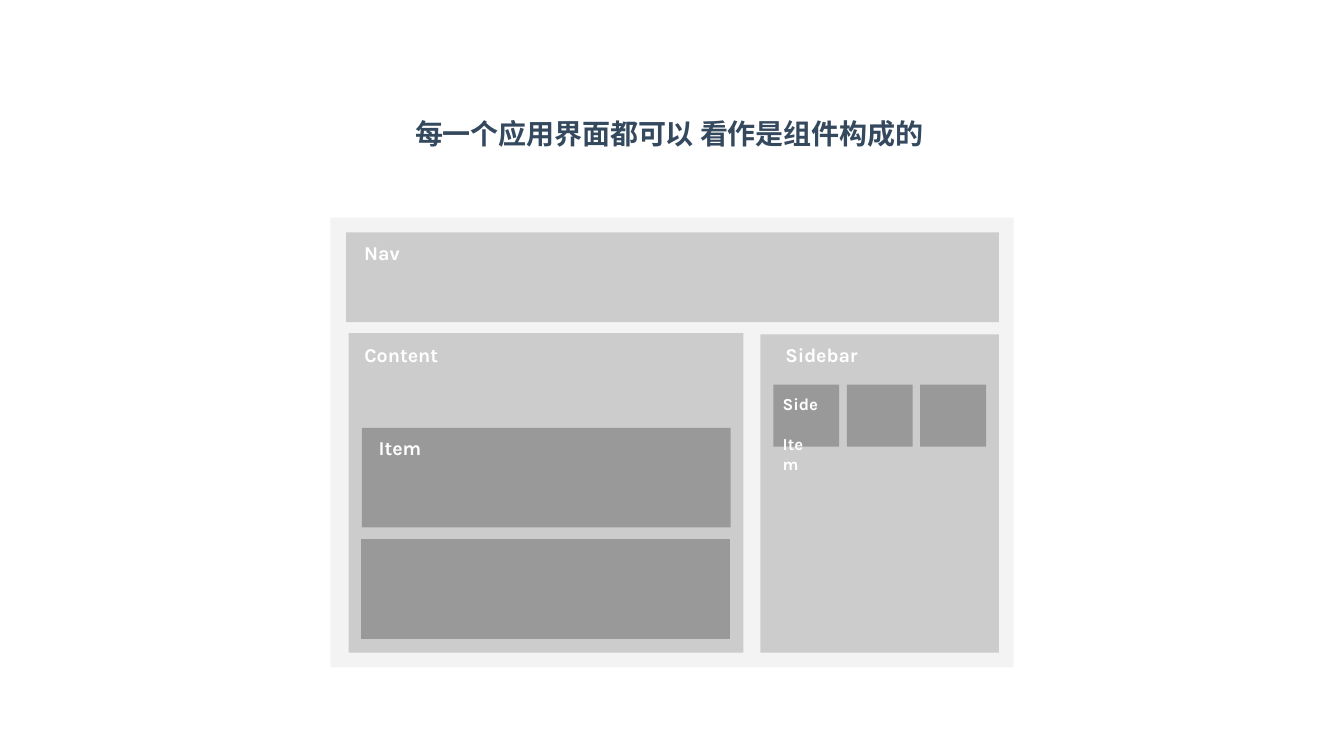
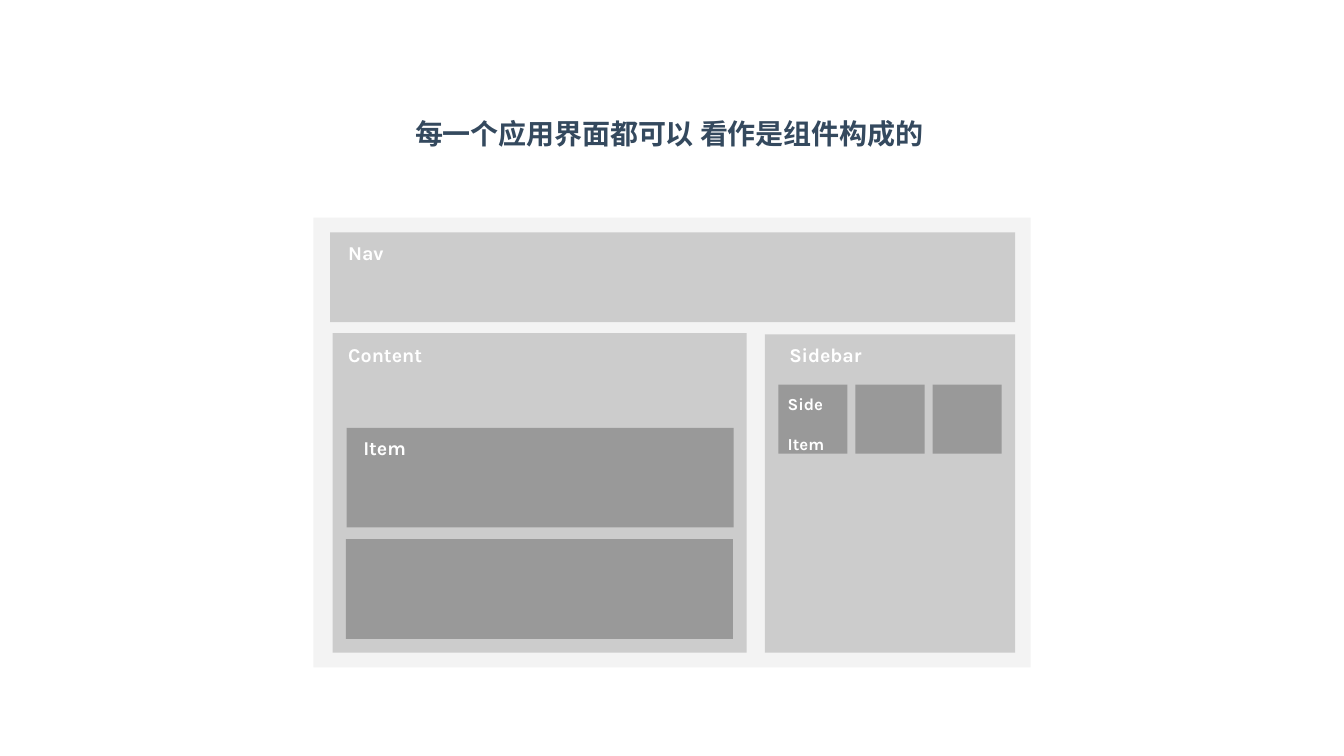
Before and after one commit to RamirezET/vue-sharing, a slide deck: slide 16 of Vue 2.pptx. Drawn at 1344x756 pixels with LibreOffice and Linux fonts; fonts in the diff are those of the drawing. Boxes give left, top, right and bottom in pixels: in the first picture for what was removed or moved away, otherwise in the second. Text is boxed around its words. In the diff, an @@ line names an element or a change of style, - is before the commit and + after.

```diff
--- a/Vue 2.pptx
+++ b/Vue 2.pptx
@@ freeform shape: place and size @@
-freeform shape at [331, 218, 1014, 667]
+freeform shape at [314, 218, 1031, 667]
@@ rectangle "Nav": place and size @@
-rectangle "Nav" at [346, 232, 999, 322]
+rectangle "Nav" at [331, 232, 1016, 322]
@@ text "Content Sidebar" rewrapped from [364, 348, 857, 362] to [348, 348, 861, 362] @@
@@ freeform shape: place and size @@
-freeform shape at [349, 333, 744, 652]
+freeform shape at [333, 333, 747, 652]
@@ freeform shape: place and size @@
-freeform shape at [760, 335, 999, 653]
+freeform shape at [765, 335, 1015, 653]
@@ rectangle "Side Item": place and size @@
-rectangle "Side Item" at [773, 385, 839, 447]
+rectangle "Side Item" at [778, 385, 848, 454]
@@ freeform shape: place and size @@
-freeform shape at [847, 385, 912, 447]
+freeform shape at [856, 385, 926, 454]
@@ freeform shape: place and size @@
-freeform shape at [921, 385, 986, 447]
+freeform shape at [933, 385, 1002, 454]
@@ rectangle "Item": place and size @@
-rectangle "Item" at [362, 427, 731, 527]
+rectangle "Item" at [347, 427, 734, 527]
@@ freeform shape: place and size @@
-freeform shape at [361, 539, 730, 639]
+freeform shape at [346, 539, 733, 639]
```
Also in this commit, not shown: 8 other slides changed.
